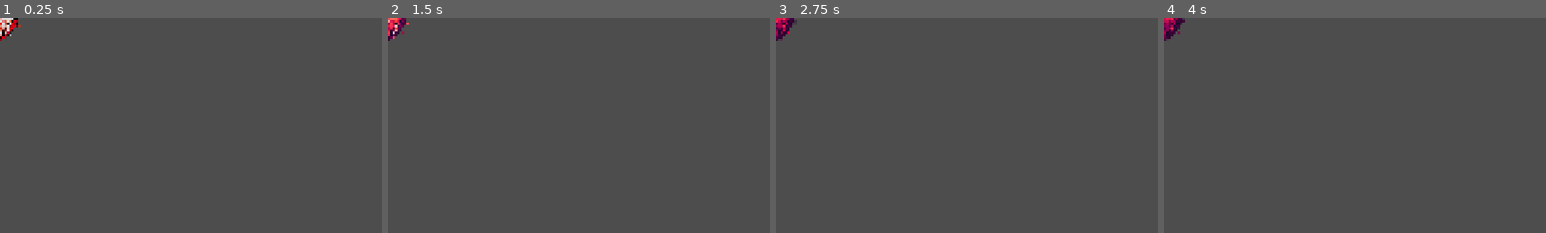
Above: before the commit, frames 1-4 (left to right).
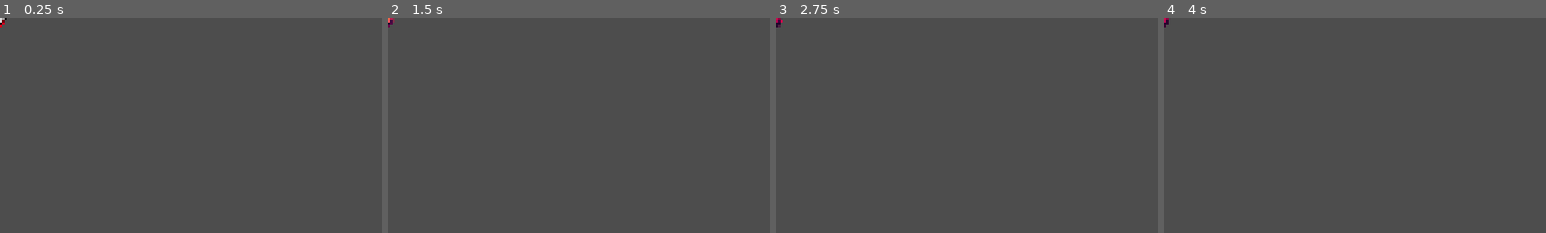
Above: after the commit, the same moments.

Repository: sinixjoseelmejor-bit/CodexInfernalis
Game: Godot game, scene res://scenes/entities/BossSoul.tscn
Same seed, same stepped clock (60 frames per second), same inputs: the game is played once before the commit and once after it. This scene is started directly instead of the project's main scene.
Inputs (mouse positions are % of the whole screen's width and height, from its top left):
- Up to frame 1 (0.25 s): no input
- Up to frame 2 (1.5 s): tap Enter at 0.5 s; move the mouse to (72, 45) at 0.52 s; hold D 0.53-1.25 s; tap B at 0.6 s; click (72, 45) at 0.67 s; drag from (30, 55) to (45, 70) at 1.27 s
- Up to frame 3 (2.75 s): move the mouse to (60, 28) at 2.02 s; hold D from 2.03 s (still down); tap R at 2.1 s
- Up to frame 4 (4 s): release D at 2.75 s; tap Space at 2.75 s; drag from (45, 70) to (20, 35) at 2.77 s; move the mouse to (80, 65) at 3.52 s; hold A from 3.53 s (still down); tap Tab at 3.6 s
The pictures show only the part of the screen within x 0-50%, y 0-50%; the shares and areas given below are measured in that part.

The runs differ from the first frame. In frame 1, 0.4% of the frame differs, in the area x 0-6%, y 0-11%; in frame 2, 0.4%; in frame 3, 0.4%; in frame 4, 0.4%.

Commit message:
laser golgota,update some assets

Diff:
--- a/scenes/entities/Boss.tscn
+++ b/scenes/entities/Boss.tscn
@@ -1,13 +1,10 @@
 [gd_scene format=3 uid="uid://cfmtemcc7t22w"]
-
-[ext_resource type="Script" path="res://scenes/entities/Boss.gd" id="1_boss"]
 
 [sub_resource type="CapsuleShape2D" id="CapsuleShape2D_1"]
 radius = 24.0
 height = 52.0
 
 [node name="Boss" type="CharacterBody2D" unique_id=619196632]
-script = ExtResource("1_boss")
 
 [node name="AnimatedSprite2D" type="AnimatedSprite2D" parent="." unique_id=1563135882]
 modulate = Color(1.2, 0.4, 0.4, 1)
--- a/scenes/entities/BossSoul.tscn
+++ b/scenes/entities/BossSoul.tscn
@@ -1,19 +1,104 @@
 [gd_scene format=3 uid="uid://bosssoul01"]
 
-[ext_resource type="Script" path="res://scenes/entities/BossSoul.gd" id="1_soul"]
+[ext_resource type="Script" uid="uid://bsnv316r0jie" path="res://scenes/entities/BossSoul.gd" id="1_soul"]
+[ext_resource type="Texture2D" uid="uid://bbs6mxogblalw" path="res://assets/Characters/Golgota/GolgotaSoul.png" id="2_6amfe"]
+
+[sub_resource type="AtlasTexture" id="AtlasTexture_6amfe"]
+atlas = ExtResource("2_6amfe")
+region = Rect2(0, 0, 108, 108)
+
+[sub_resource type="AtlasTexture" id="AtlasTexture_xbh2x"]
+atlas = ExtResource("2_6amfe")
+region = Rect2(108, 0, 108, 108)
+
+[sub_resource type="AtlasTexture" id="AtlasTexture_ewke5"]
+atlas = ExtResource("2_6amfe")
+region = Rect2(216, 0, 108, 108)
+
+[sub_resource type="AtlasTexture" id="AtlasTexture_8dyi0"]
+atlas = ExtResource("2_6amfe")
+region = Rect2(0, 108, 108, 108)
+
+[sub_resource type="AtlasTexture" id="AtlasTexture_vf1pt"]
+atlas = ExtResource("2_6amfe")
+region = Rect2(108, 108, 108, 108)
+
+[sub_resource type="AtlasTexture" id="AtlasTexture_38hpj"]
+atlas = ExtResource("2_6amfe")
+region = Rect2(216, 108, 108, 108)
+
+[sub_resource type="AtlasTexture" id="AtlasTexture_hljww"]
+atlas = ExtResource("2_6amfe")
+region = Rect2(0, 216, 108, 108)
+
+[sub_resource type="AtlasTexture" id="AtlasTexture_7tdan"]
+atlas = ExtResource("2_6amfe")
+region = Rect2(108, 216, 108, 108)
+
+[sub_resource type="AtlasTexture" id="AtlasTexture_iiqf7"]
+atlas = ExtResource("2_6amfe")
+region = Rect2(216, 216, 108, 108)
+
+[sub_resource type="SpriteFrames" id="SpriteFrames_rgoi8"]
+animations = [{
+"frames": [{
+"duration": 1.0,
+"texture": SubResource("AtlasTexture_6amfe")
+}, {
+"duration": 1.0,
+"texture": SubResource("AtlasTexture_xbh2x")
+}, {
+"duration": 1.0,
+"texture": SubResource("AtlasTexture_ewke5")
+}, {
+"duration": 1.0,
+"texture": SubResource("AtlasTexture_8dyi0")
+}, {
+"duration": 1.0,
+"texture": SubResource("AtlasTexture_vf1pt")
+}, {
+"duration": 1.0,
+"texture": SubResource("AtlasTexture_38hpj")
+}, {
+"duration": 1.0,
+"texture": SubResource("AtlasTexture_hljww")
+}, {
+"duration": 1.0,
+"texture": SubResource("AtlasTexture_7tdan")
+}, {
+"duration": 1.0,
+"texture": SubResource("AtlasTexture_iiqf7")
+}],
+"loop": true,
+"name": &"default",
+"speed": 5.0
+}]
 
 [sub_resource type="CircleShape2D" id="CircleShape2D_1"]
-radius = 40.0
+radius = 49.31
 
-[node name="BossSoul" type="Area2D"]
+[sub_resource type="CapsuleShape2D" id="CapsuleShape2D_mu0gr"]
+radius = 14.450981
+height = 72.82353
+
+[node name="BossSoul" type="Area2D" unique_id=1977438066]
+scale = Vector2(0.735, 0.735)
 collision_layer = 0
-collision_mask = 1
 script = ExtResource("1_soul")
 
-[node name="AnimatedSprite2D" type="AnimatedSprite2D" parent="."]
-scale = Vector2(1.4, 1.4)
+[node name="AnimatedSprite2D" type="AnimatedSprite2D" parent="." unique_id=307205364]
+position = Vector2(-4.9999995, 5.9999995)
+scale = Vector2(0.735, 0.735)
+sprite_frames = SubResource("SpriteFrames_rgoi8")
 
-[node name="CollisionShape2D" type="CollisionShape2D" parent="."]
+[node name="CollisionShape2D" type="CollisionShape2D" parent="." unique_id=1698797938]
+position = Vector2(-5.295, 1.96)
+scale = Vector2(0.47, 0.47)
 shape = SubResource("CircleShape2D_1")
 
+[node name="CollisionShape2D2" type="CollisionShape2D" parent="." unique_id=1217418146]
+position = Vector2(-4.83871, 19.354834)
+scale = Vector2(0.5, 0.5)
+shape = SubResource("CapsuleShape2D_mu0gr")
+
 [connection signal="body_entered" from="." to="." method="_on_body_entered"]
--- a/scenes/entities/Golgota.gd
+++ b/scenes/entities/Golgota.gd
@@ -11,10 +11,10 @@
 const LASER        := preload("res://scenes/entities/GolgotaLaser.tscn")
 const BOSS_SOUL    := preload("res://scenes/entities/BossSoul.tscn")
 const ALDRICH      := preload("res://scenes/entities/Aldrich.tscn")
-const MAX_HP       := 700
+const MAX_HP       := 1000
 
 var hp     := MAX_HP
-var damage := 2
+var damage := 5
 var dead   := false
 
 var player        : Node2D = null
--- a/scenes/entities/GolgotaLaser.gd
+++ b/scenes/entities/GolgotaLaser.gd
@@ -12,7 +12,7 @@
 var _timer         := TELEGRAPH
 var _telegraph_dur := TELEGRAPH
 var _tracking      := true
-var _damage := 2
+var _damage := 5
 var _dir    := Vector2.RIGHT
 var _area   : Area2D
 var _spr    : Sprite2D
@@ -30,7 +30,7 @@
 	_spr          = Sprite2D.new()
 	_spr.texture  = LASER_TEX
 	var tex_w     := float(LASER_TEX.get_width())
-	_spr.scale    = Vector2(LENGTH / tex_w, 0.3)
+	_spr.scale    = Vector2(LENGTH / tex_w, 1.2)
 	_spr.position = Vector2(LENGTH * 0.5, 0.0)
 	_spr.modulate = Color(1.4, 0.4, 0.2, 0.0)
 	add_child(_spr)
@@ -42,7 +42,7 @@
 	_area.body_entered.connect(_on_body_entered)
 	var shape   := CollisionShape2D.new()
 	var rect    := RectangleShape2D.new()
-	rect.size   = Vector2(LENGTH, float(LASER_TEX.get_height()))
+	rect.size   = Vector2(LENGTH, float(LASER_TEX.get_height()) * 1.2)
 	shape.shape    = rect
 	shape.position = Vector2(LENGTH * 0.5, 0.0)
 	_area.add_child(shape)
@@ -66,6 +66,9 @@
 			_phase           = "active"
 			_timer           = ACTIVE
 			_spr.scale.y     = 2.2
+			for child in _area.get_children():
+				if child is CollisionShape2D:
+					(child.shape as RectangleShape2D).size.y = float(LASER_TEX.get_height()) * 2.2
 			_spr.modulate    = Color(1.0, 1.0, 1.0, 1.0)
 			_area.monitoring = true
 	elif _phase == "active":
Not shown, changed: export_presets.cfg
Not shown, added: builds/windows/v0.03/CodexInfernalis.console.exe
Not shown, added: builds/windows/v0.03/CodexInfernalis.exe
Not shown, added: builds/windows/v0.03/CodexInfernalis.pck
Not shown, added: builds/windows/v0.03/CodexInfernalis_v0.03.zip
Not shown, added: builds/windows/v2.0/CodexInfernalisWin.console.exe
Not shown, added: builds/windows/v2.0/CodexInfernalisWin.exe
Not shown, added: builds/windows/v2.0/CodexInfernalisWin.pck
Not shown, added: builds/windows/v2.0/CodexInfernalisWin_v0.02.zip
Not shown, removed: builds/windows/v2/CodexInfernalisWin.console.exe
Not shown, changed: builds/windows/v2/CodexInfernalisWin.exe
Not shown, changed: builds/windows/v2/CodexInfernalisWin.pck
